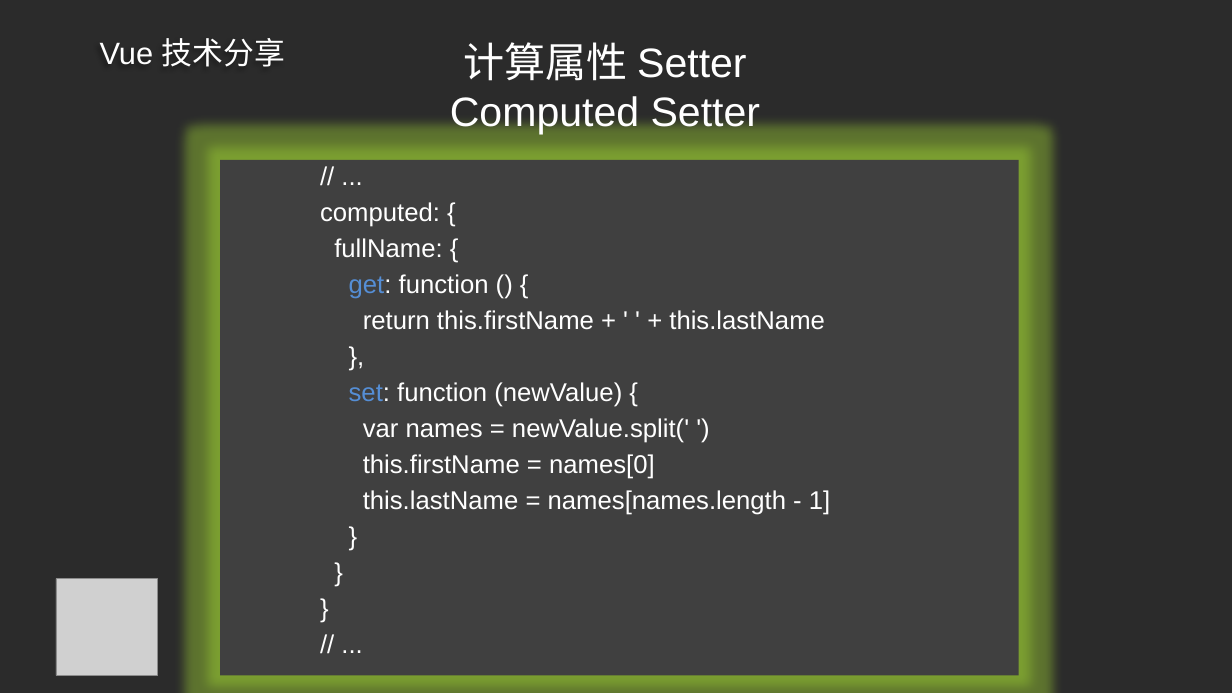
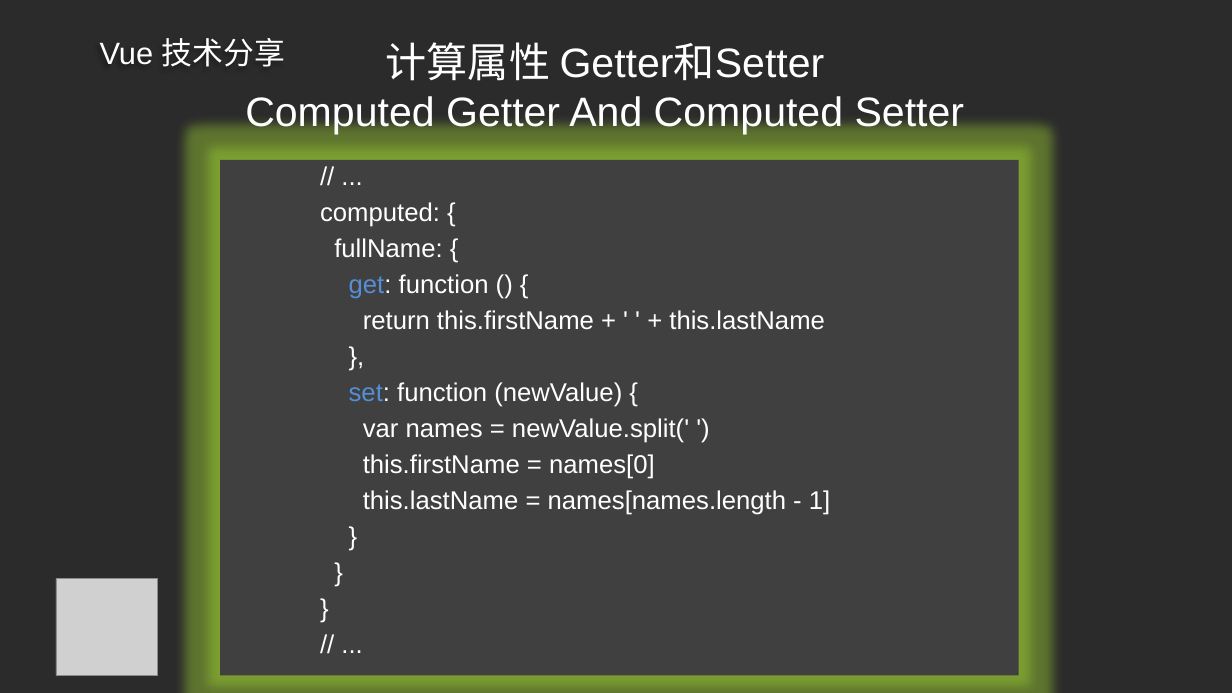
Before and after one commit to ldjdd/traing-library, a slide deck: slide 19 of vue/演示文稿.pptx (slide 16 before the commit). Drawn at 1232x693 pixels with LibreOffice and Linux fonts; fonts in the diff are those of the drawing; grey boxes stand for pictures; background and template pictures are left out; a plain dark background stands for a picture behind light text. Boxes give left, top, right and bottom in pixels: in the first picture for what was removed or moved away, otherwise in the second. Text is boxed around its words. In the diff, an @@ line names an element or a change of style, - is before the commit and + after.

```diff
--- a/vue/演示文稿.pptx
+++ b/vue/演示文稿.pptx
@@ title at (245, 42, 964, 134): text changed @@
-计算属性 Setter
-Computed Setter
+计算属性 Getter和Setter
+Computed Getter And Computed Setter
```
Also in this commit, not shown: 1 other slide changed, 5 slides added, 2 other files.
